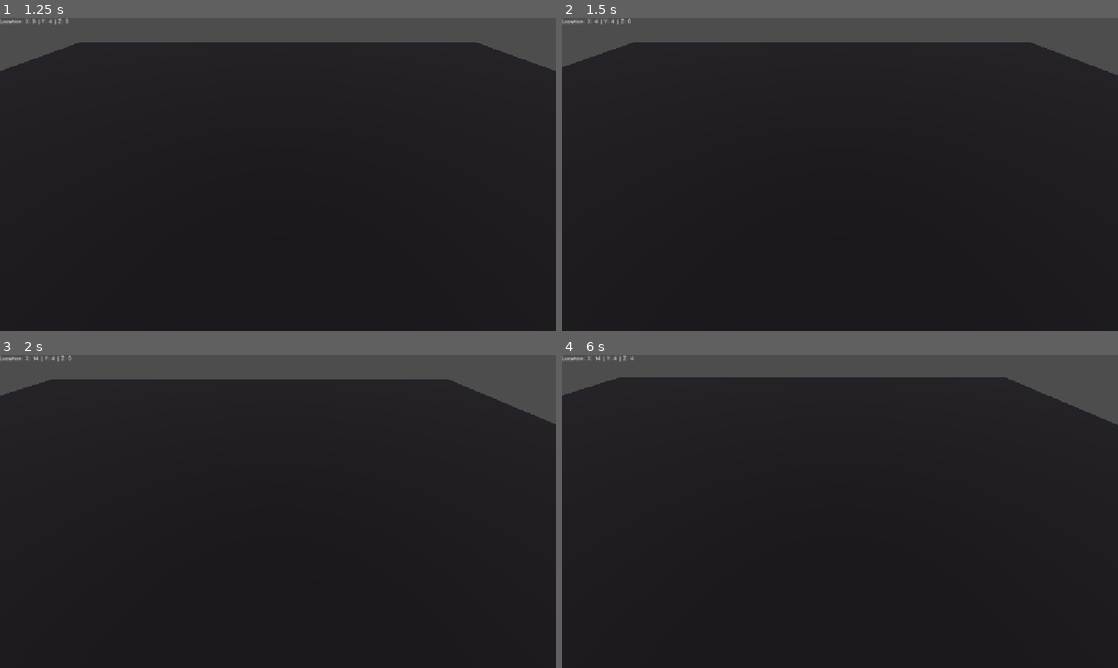
Above: before the commit, frames 1-4 (two rows, left to right).
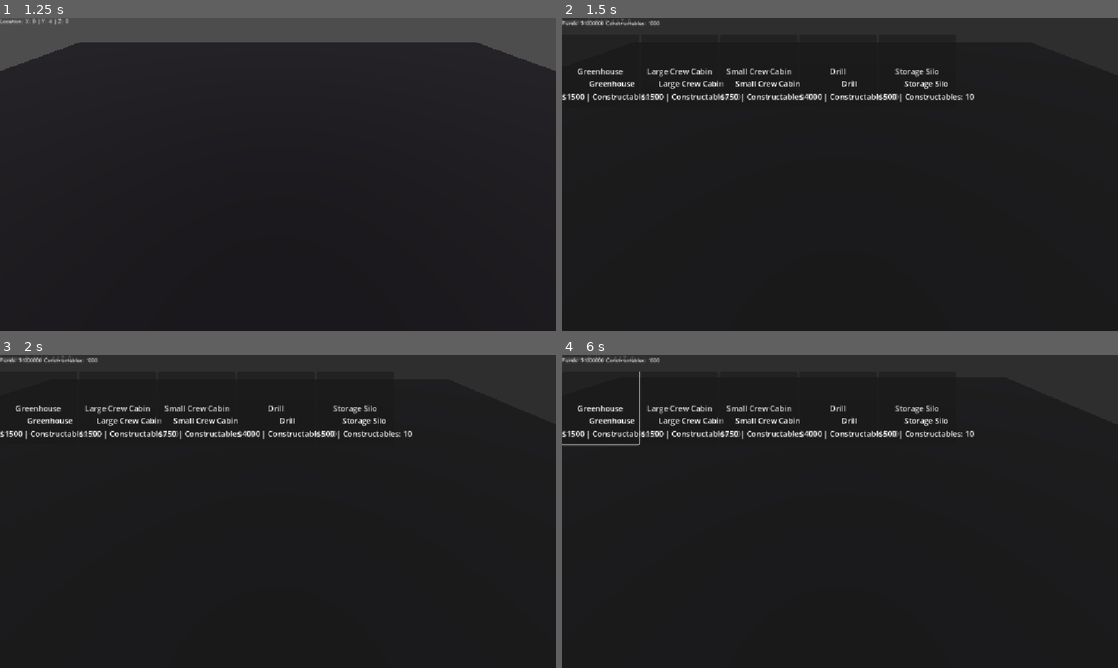
Above: after the commit, the same moments.

Repository: RustyCrabs100/nasa_space_apps_2026_game_stuffs
Game: Godot game, scene res://scenes/main.tscn
The game is run twice, just before and just after one commit, with the same random seed, the same clock (stepped at 60 frames per second) and the same inputs.
Inputs (mouse positions are in pixels of both pictures, inside the frame that each line leads up to):
- Up to frame 1 (1.25 s): click "Start Game" at 0.5 s
- Up to frame 2 (1.5 s): tap Enter (ui_accept) at 1.25 s; move the mouse to (962, 158) at 1.27 s; hold D from 1.28 s (still down); hold X (destroy_build, bound only after the commit) from 1.28 s (still down); click (962, 158) at 1.42 s
- Up to frame 3 (2 s): keep holding D; keep holding X (destroy_build, bound only after the commit); tap Enter (ui_accept) at 1.52 s; tap Tab (open_resources, bound only after the commit) at 1.55 s
- Up to frame 4 (6 s): release D at 2 s; release X (destroy_build, bound only after the commit) at 2 s; click (600, 408) at 2 s, where only the run after the commit has a clickable "Greenhouse"; click (678, 408) at 2.75 s, where only the run after the commit has a clickable "Large Crew Cabin"; click (756, 408) at 3.5 s, where only the run after the commit has a clickable "Small Crew Cabin"; click (840, 408) at 4.25 s, where only the run after the commit has a clickable "Drill"; click (917, 408) at 5 s, where only the run after the commit has a clickable "Storage Silo"; tap Enter (ui_accept) at 5.75 s; move the mouse to (728, 527) at 5.77 s; hold S from 5.78 s (still down); tap Tab (open_resources, bound only after the commit) at 5.85 s; click (728, 527) at 5.92 s

Frame 1 is identical in both runs. In frame 2, 11% of the frame differs, in the area x 0-100%, y 0-27%; in frame 3, 11%; in frame 4, 11%.
Error after the commit: Cannot call method 'instantiate' on a null value. (res://player.gd:92)

Commit message:
bruh

Diff:
--- a/Scripts/game_manager.gd
+++ b/Scripts/game_manager.gd
@@ -10,7 +10,7 @@
 const EXPECTED_RUN_OUT_TIME = "expected_run_out_time"
 
 @export var crew_count: int = 8
-@export var unused_crew_count: int = 8
+@export var unused_crew_count: int = crew_count
 @export var unhoused_crew_count: int = crew_count
 
 @export var energy: Dictionary = {
--- a/drill.gd
+++ b/drill.gd
@@ -7,6 +7,7 @@
 	var model = load("res://assets/models/scuffed_drill.glb").instantiate()
 	var mesh = model.get_child(0) as MeshInstance3D
 	$MeshInstance3D.mesh = mesh.mesh
+	self.scale = Vector3(0.25, 0.25, 0.25)
 
 	GameManager.samples[GameManager.INCOMING] += 3
 	GameManager.energy[GameManager.USE_PER_HOUR] += 5
--- a/placement_controller.gd
+++ b/placement_controller.gd
@@ -1,5 +1,9 @@
 
 extends Node3D
+
+var demolition_mode := false
+var selected_demolition_target: Node3D
+var original_materials := {}
 
 var camera: Camera3D
 var buildings_container: Node3D
@@ -12,7 +16,12 @@
 var last_preview_valid := false
 
 
-func setup(cam: Camera3D, buildings: Node3D) -> void:
+func setup(cam: Camera3D, buildings: Node3D, demolition_mode_set: bool) -> void:
+	demolition_mode = demolition_mode_set
+	if preview != null:
+		preview.queue_free()
+		preview = null
+
 	camera = cam
 	buildings_container = buildings
 
@@ -41,6 +50,14 @@
 
 
 func _process(_delta: float) -> void:
+
+	if demolition_mode:
+		var target = get_building_under_mouse()
+
+		if target != selected_demolition_target:
+			selected_demolition_target = target
+
+		return
 
 	if preview == null:
 		return
@@ -82,6 +99,47 @@
 
 	return Vector3.INF
 
+func get_building_under_mouse() -> Node3D:
+	var mouse = get_viewport().get_mouse_position()
+
+	var origin = camera.project_ray_origin(mouse)
+	var direction = camera.project_ray_normal(mouse)
+
+	var query = PhysicsRayQueryParameters3D.create(
+		origin,
+		origin + direction * 1000.0
+	)
+
+	query.collision_mask = 2
+
+	var result = get_world_3d().direct_space_state.intersect_ray(query)
+
+	if result:
+		var collider = result.collider
+
+		while collider != null:
+			if collider.get_parent() == buildings_container:
+				return collider
+			collider.get_parent()
+
+	return null
+
+func demolish_building() -> void:
+
+
+
+	if selected_demolition_target == null:
+		return
+
+	GameManager.constructables[GameManager.AMOUNT] += 5
+
+	print("Demolishing: ", selected_demolition_target.name)
+
+	selected_demolition_target.queue_free()
+
+	selected_demolition_target = null
+
+	queue_free()
 
 func check_placement(pos: Vector3) -> bool:
 
--- a/placement_manager.gd
+++ b/placement_manager.gd
@@ -11,9 +11,23 @@
 var camera: Camera3D
 var buildings_container: Node3D
 
-func setup(cam: Camera3D, buildings: Node3D) -> void:
+var demolish: bool
+
+func setup(cam: Camera3D, buildings: Node3D, demolish_set: bool = false) -> void:
+	demolish = demolish_set
 	camera = cam
 	buildings_container = buildings
+
+	if demolish:
+		if placement_controller == null:
+			var controller_script = preload("res://placement_controller.gd")
+
+			placement_controller = Node3D.new()
+			placement_controller.set_script(controller_script)
+
+			get_tree().current_scene.add_child(placement_controller)
+
+			placement_controller.setup(camera, buildings_container, demolish)
 
 # Called when the node enters the scene tree for the first time.
 func _ready() -> void:
@@ -95,7 +109,7 @@
 
 		get_tree().current_scene.add_child(placement_controller)
 
-		placement_controller.setup(camera, buildings_container)
+		placement_controller.setup(camera, buildings_container, false)
 		placement_controller.start_placement(building)
 
 		hide()
--- a/player.gd
+++ b/player.gd
@@ -11,7 +11,11 @@
 
 @export_group("Placement System")
 @export var placement_manager_scene: PackedScene
-@export var placement_manager: CanvasLayer
+var placement_manager: CanvasLayer
+
+@export_group("Resources System")
+@export var resources_panel_scene: PackedScene
+var resources_panel: CanvasLayer
 
 var rotating := false
 var panning := false
@@ -68,10 +72,29 @@
 
 			get_tree().current_scene.add_child(placement_manager)
 
-			placement_manager.setup($SpringArm3D/cam, self.get_parent_node_3d())
+			placement_manager.setup($SpringArm3D/cam, self.get_parent_node_3d(), false)
 		else:
 			placement_manager.queue_free()
 			placement_manager = null
+	if event.is_action_pressed("destroy_build"):
+		if placement_manager == null:
+			placement_manager = placement_manager_scene.instantiate()
+
+			get_tree().current_scene.add_child(placement_manager)
+
+			placement_manager.setup($SpringArm3D/cam, self.get_parent_node_3d(), true)
+		else:
+			placement_manager.queue_free()
+			placement_manager = null
+
+	if event.is_action_pressed("open_resources"):
+		if resources_panel == null:
+			resources_panel = resources_panel_scene.instantiate()
+
+			get_tree().current_scene.add_child(resources_panel)
+		else:
+			resources_panel.queue_free()
+			resources_panel = null
 
 	if event is InputEventMouseButton:
 		if event.button_index == MOUSE_BUTTON_RIGHT:
--- a/project.godot
+++ b/project.godot
@@ -31,6 +31,16 @@
 "events": [Object(InputEventKey,"resource_local_to_scene":false,"resource_name":"","device":-1,"window_id":0,"alt_press …(191 unchanged characters)…
 ]
 }
+destroy_build={
+"deadzone": 0.2,
+"events": [Object(InputEventKey,"resource_local_to_scene":false,"resource_name":"","device":-1,"window_id":0,"alt_pressed":false,"shift_pressed":false,"ctrl_pressed":false,"meta_pressed":false,"pressed":false,"keycode":0,"physical_keycode":88,"key_label":0,"unicode":120,"location":0,"echo":false,"script":null)
+]
+}
+open_resources={
+"deadzone": 0.2,
+"events": [Object(InputEventKey,"resource_local_to_scene":false,"resource_name":"","device":-1,"window_id":0,"alt_pressed":false,"shift_pressed":false,"ctrl_pressed":false,"meta_pressed":false,"pressed":false,"keycode":0,"physical_keycode":4194306,"key_label":0,"unicode":0,"location":0,"echo":false,"script":null)
+]
+}
 
 [physics]
 
--- a/scenes/drill.tscn
+++ b/scenes/drill.tscn
@@ -5,6 +5,8 @@
 [sub_resource type="BoxShape3D" id="BoxShape3D_abjk7"]
 
 [node name="drill" type="StaticBody3D" unique_id=757980657]
+collision_layer = 2
+collision_mask = 2
 script = ExtResource("1_vm0cf")
 
 [node name="MeshInstance3D" type="MeshInstance3D" parent="." unique_id=663310121]
--- a/scenes/greenhouse.tscn
+++ b/scenes/greenhouse.tscn
@@ -5,6 +5,8 @@
 [sub_resource type="BoxShape3D" id="BoxShape3D_abjk7"]
 
 [node name="greenhouse" type="StaticBody3D" unique_id=1054976370]
+collision_layer = 2
+collision_mask = 2
 script = ExtResource("1_ifm4c")
 
 [node name="MeshInstance3D" type="MeshInstance3D" parent="." unique_id=1821932093]
--- a/scenes/large_crew_cabin.tscn
+++ b/scenes/large_crew_cabin.tscn
@@ -5,6 +5,8 @@
 [sub_resource type="BoxShape3D" id="BoxShape3D_abjk7"]
 
 [node name="large_crew_cabin" type="StaticBody3D" unique_id=1346354514]
+collision_layer = 2
+collision_mask = 2
 script = ExtResource("1_4tvo4")
 
 [node name="MeshInstance3D" type="MeshInstance3D" parent="." unique_id=1319802778]
--- a/scenes/main.tscn
+++ b/scenes/main.tscn
@@ -1,7 +1,9 @@
 [gd_scene format=3 uid="uid://n5wybfsrkyxd"]
 
 [ext_resource type="PackedScene" uid="uid://bfho5hf3aup3j" path="res://scenes/main_menu.tscn" id="1_0wfyh"]
+[ext_resource type="Script" uid="uid://dggt85t4yvbjl" path="res://scenes/main.gd" id="1_sugp2"]
 
 [node name="Node" type="Node" unique_id=487358511]
+script = ExtResource("1_sugp2")
 
 [node name="main_menu" parent="." unique_id=63037654 instance=ExtResource("1_0wfyh")]
--- a/scenes/placement_system.tscn
+++ b/scenes/placement_system.tscn
@@ -119,6 +119,7 @@
 layout_mode = 2
 size_flags_horizontal = 3
 size_flags_vertical = 3
+columns = 10
 
 [node name="Node3D" type="Node3D" parent="." unique_id=5345720]
 script = ExtResource("3_xwt8d")
--- a/scenes/player.tscn
+++ b/scenes/player.tscn
@@ -3,10 +3,12 @@
 [ext_resource type="Script" uid="uid://dsa8ngtuhb0re" path="res://player.gd" id="1_g2els"]
 [ext_resource type="PackedScene" uid="uid://bg8gaom5xt20o" path="res://scenes/placement_system.tscn" id="2_dqkch"]
 [ext_resource type="FontFile" uid="uid://b4kfw2v378oqu" path="res://assets/others/pixels_bjn5.ttf" id="2_qhqgy"]
+[ext_resource type="PackedScene" uid="uid://bpo8cr0k58rnj" path="res://scenes/resource_panel.tscn" id="3_dqkch"]
 
 [node name="player" type="Node3D" unique_id=1769269690]
 script = ExtResource("1_g2els")
 placement_manager_scene = ExtResource("2_dqkch")
+resources_panel_scene = ExtResource("3_dqkch")
 
 [node name="SpringArm3D" type="SpringArm3D" parent="." unique_id=1889005191]
 transform = Transform3D(1, 0, 0, 0, 0.70710677, 0.70710677, 0, -0.70710677, 0.70710677, 0, 0, 0)
--- a/scenes/small_crew_cabin.tscn
+++ b/scenes/small_crew_cabin.tscn
@@ -5,6 +5,8 @@
 [sub_resource type="BoxShape3D" id="BoxShape3D_abjk7"]
 
 [node name="small_crew_cabin" type="StaticBody3D" unique_id=1217621195]
+collision_layer = 2
+collision_mask = 2
 script = ExtResource("1_nig5f")
 
 [node name="MeshInstance3D" type="MeshInstance3D" parent="." unique_id=640253627]
--- a/scenes/storage_silo.tscn
+++ b/scenes/storage_silo.tscn
@@ -5,6 +5,8 @@
 [sub_resource type="BoxShape3D" id="BoxShape3D_abjk7"]
 
 [node name="storage_silo" type="StaticBody3D" unique_id=1774966526]
+collision_layer = 2
+collision_mask = 2
 script = ExtResource("1_bxj64")
 
 [node name="MeshInstance3D" type="MeshInstance3D" parent="." unique_id=1377487562]
